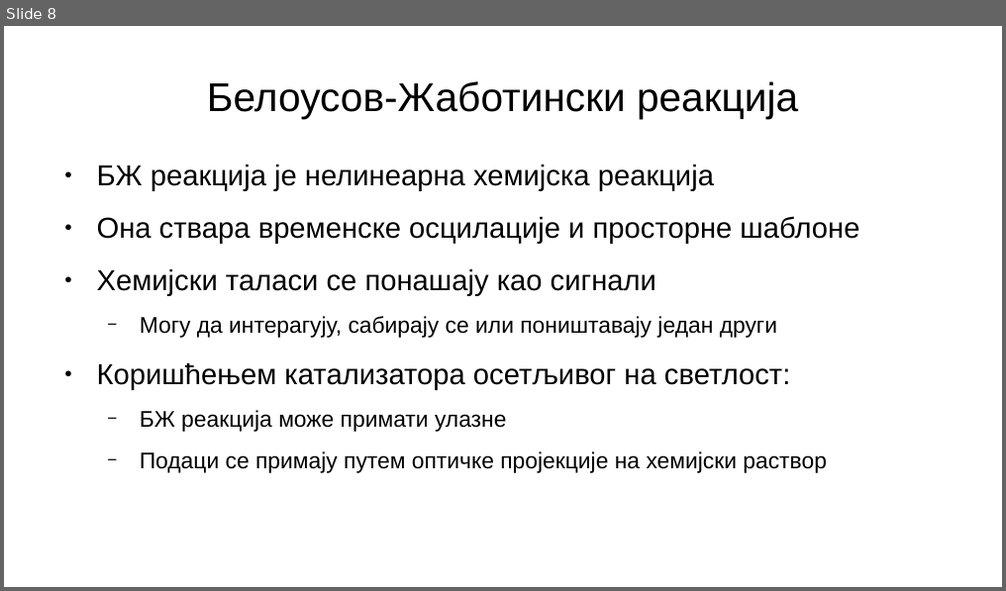
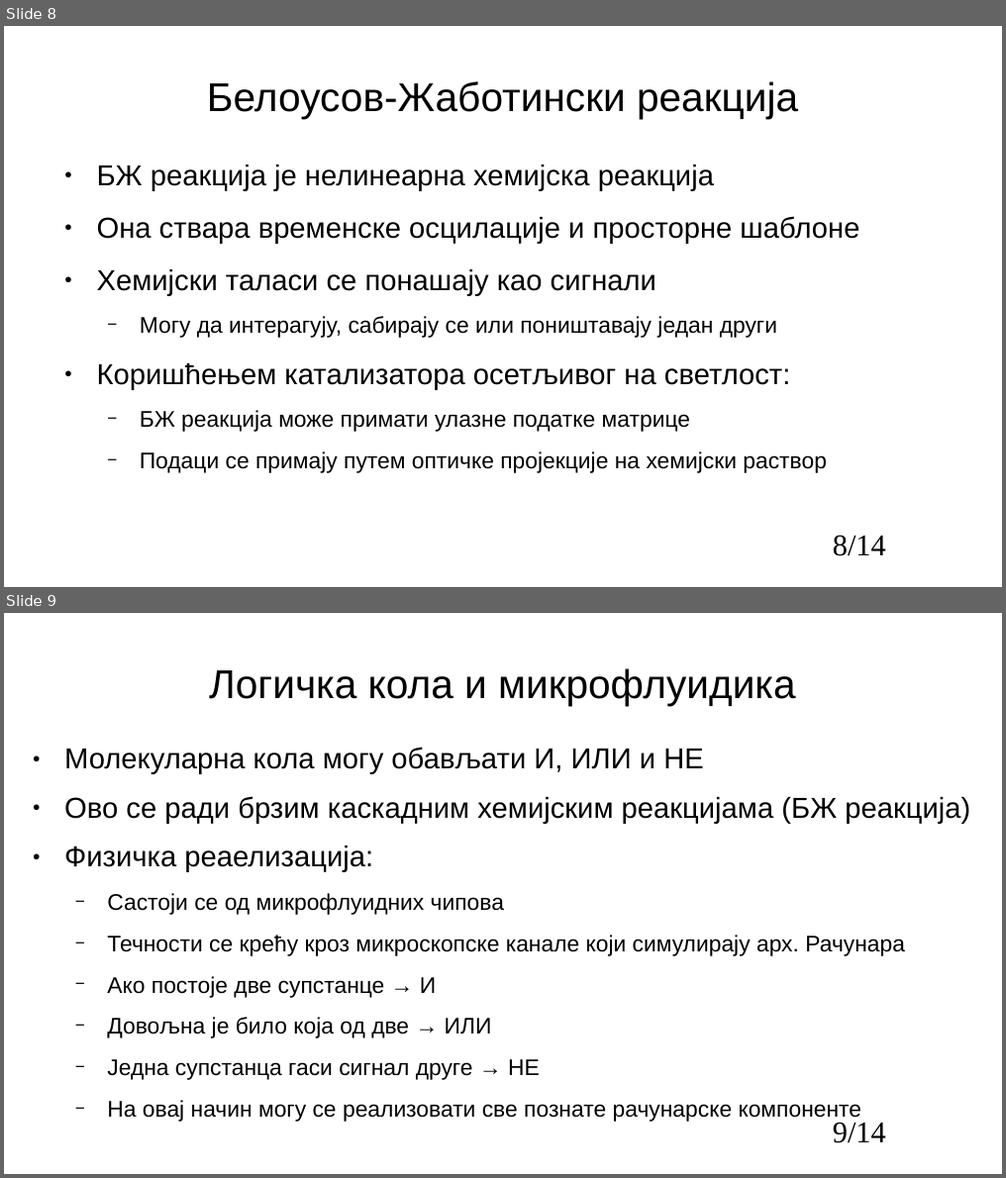
Before and after one commit to NikolaNikolicc/computer-accelerators-development, a slide deck: HW/HW12-Chem/12_chem_computer_technology.pptx. Shown one above the other, each under a label of ours: slide 8 before the commit, slides 8 and 9 after it. The pictures are 1006x591 and 1006x1178 pixels, drawn with LibreOffice and Linux fonts; fonts in the diff are those of the drawing. Boxes give left, top, right and bottom in pixels: in the first picture for what was removed or moved away, otherwise in the second. Text is boxed around its words. In the diff, an @@ line names an element or a change of style, - is before the commit and + after.

```diff
--- a/HW/HW12-Chem/12_chem_computer_technology.pptx
+++ b/HW/HW12-Chem/12_chem_computer_technology.pptx
@@ slide 9 added at [4,613,1002,1174], background #FFFFFF @@
@@ title added at [209,668,796,705], 32 pt, text #000000 @@
+Логичка кола и микрофлуидика
@@ text added at [64,747,970,1122], 18 pt, text #000000 @@
+● Молекуларна кола могу обављати И, ИЛИ и НЕ
+● Ово се ради брзим каскадним хемијским реакцијама (БЖ реакција)
+● Физичка реаелизација:
+  − Састоји се од микрофлуидних чипова
+  − Течности се крећу кроз микроскопске канале који симулирају арх. Рачунара
+  − Ако постоје две супстанце → И
+  − Довољна је било која од две → ИЛИ
+  − Једна супстанца гаси сигнал друге → НЕ
+  − На овај начин могу се реализовати све познате рачунарске компоненте
@@ page number added at [833,1123,886,1144], 24 pt, text #000000 @@
+9/14
@@ slide 8 changed as well @@
@@ text at [140,410,690,432]: text changed @@
-  − БЖ реакција може примати улазне
+  − БЖ реакција може примати улазне податке матрице
@@ page number added at [833,535,886,557], 24 pt, text #000000 @@
+8/14
```
Also in this commit, not shown: 7 other slides changed, 4 other slides added, 1 slide removed, 1 other file.
